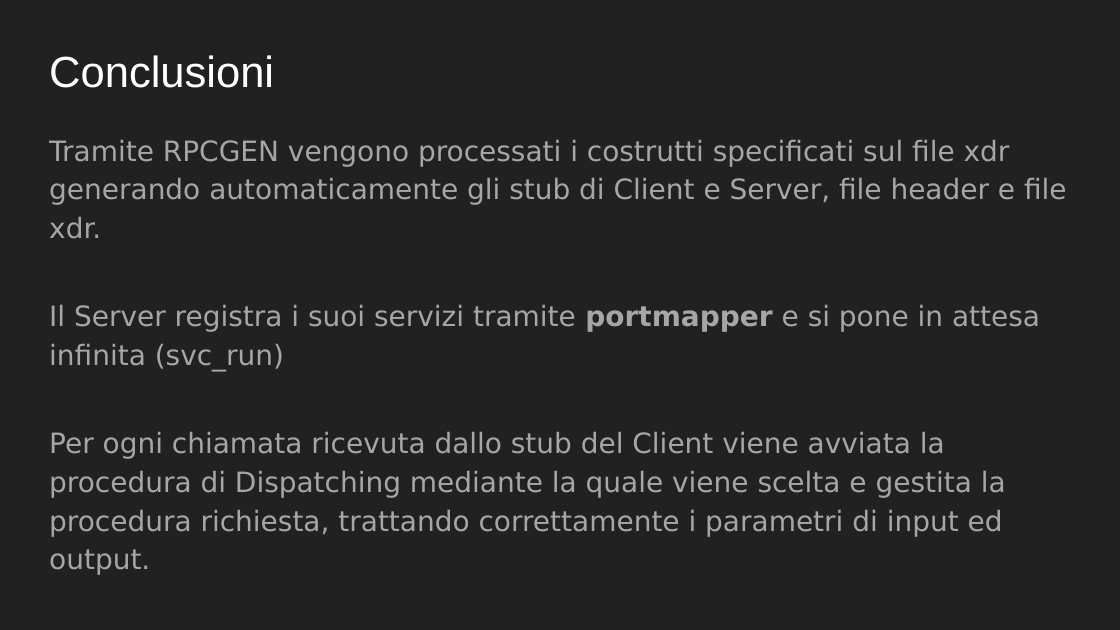
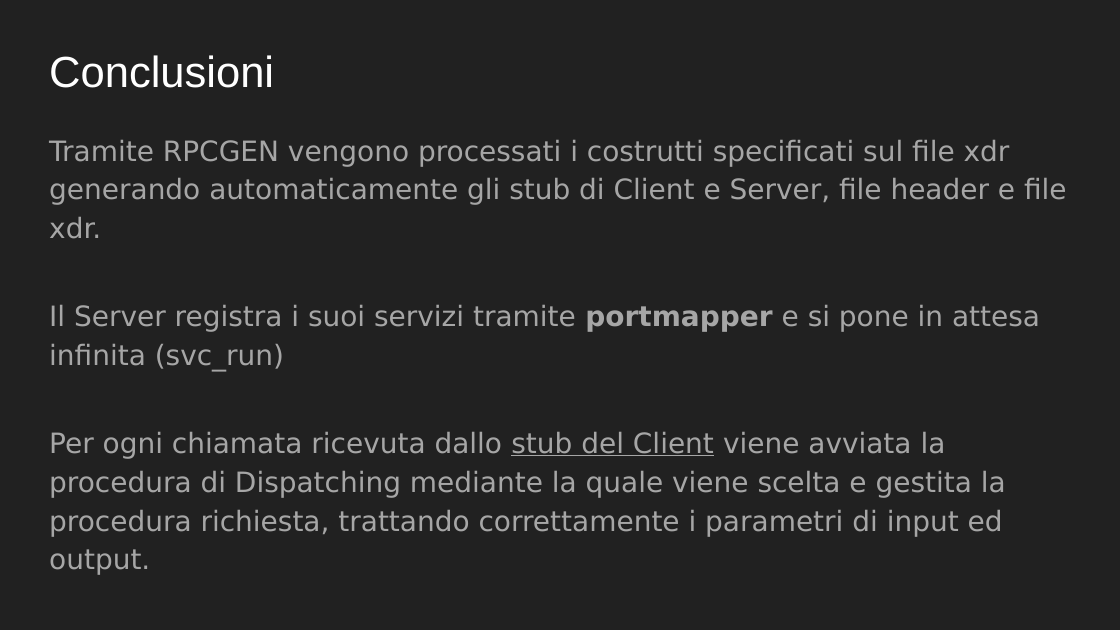
Before and after one commit to reticalcolatori/esercitazione8, a slide deck: slide 8 of PresentazioneEs6.pptx (slide 9 before the commit). Drawn at 1120x630 pixels with LibreOffice and Linux fonts; fonts in the diff are those of the drawing. Boxes give left, top, right and bottom in pixels: in the first picture for what was removed or moved away, otherwise in the second. Text is boxed around its words. In the diff, an @@ line names an element or a change of style, - is before the commit and + after.

```diff
--- a/PresentazioneEs6.pptx
+++ b/PresentazioneEs6.pptx
@@ text at (x1=49, y1=432, x2=1006, y2=537): underline on in "stub del Client" @@
```
Also in this commit, not shown: 3 other slides changed, 1 slide removed.
